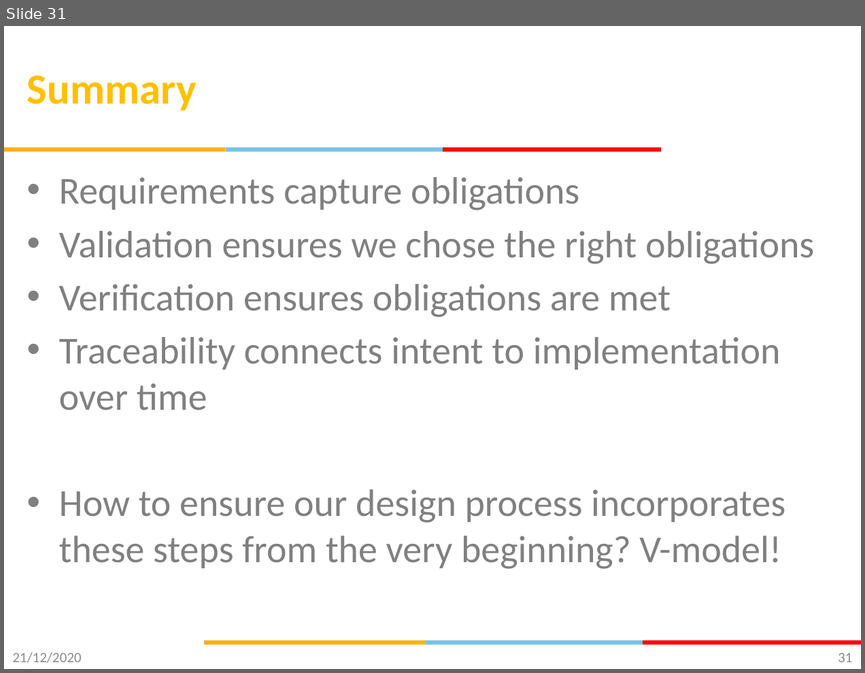
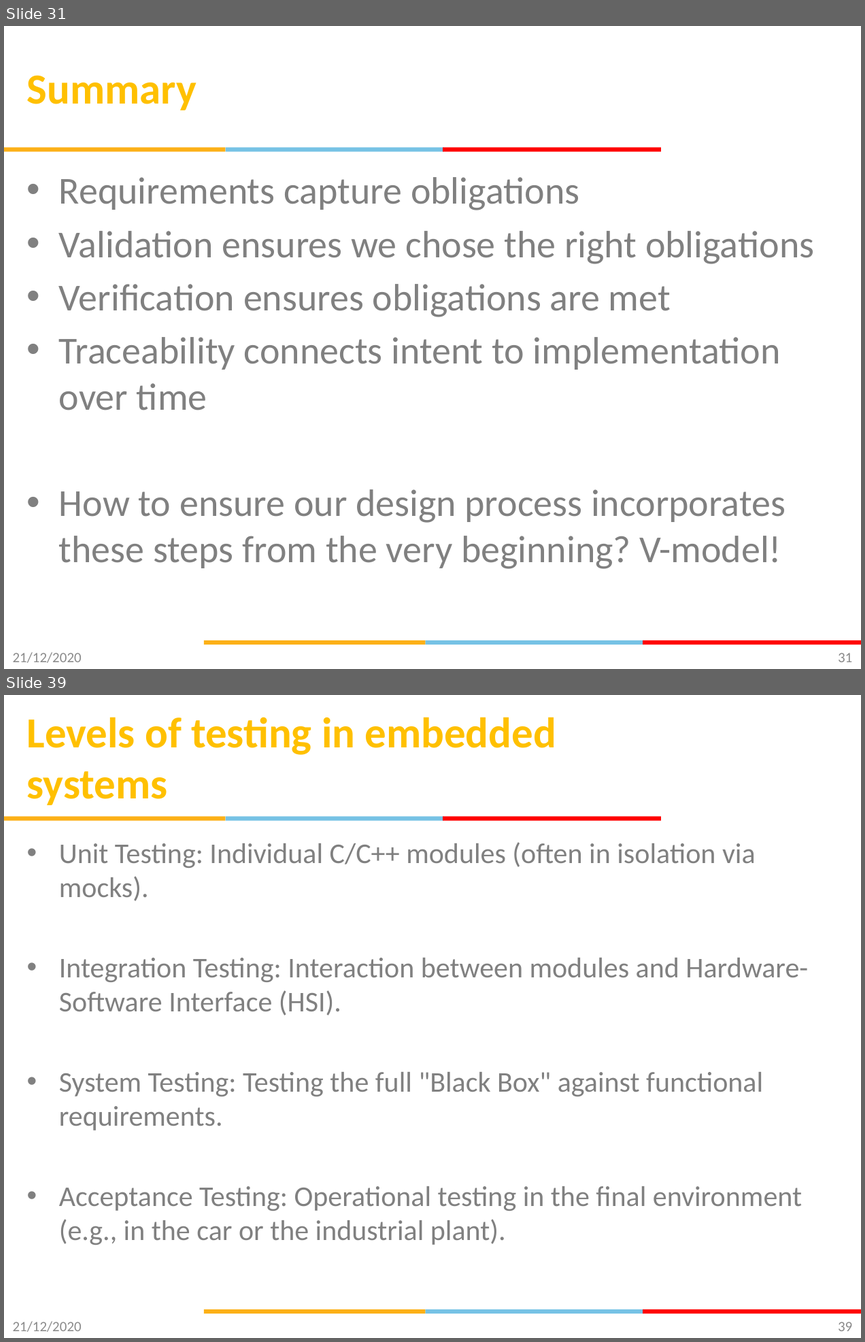
Before and after one commit to gsaurabhr-teaching/csg523-material, a slide deck: Lec-3-5-requirements.pptx. Shown one above the other, each under a label of ours: slide 31 before the commit, slides 31 and 39 after it; the slides between them are not shown. The pictures are 865x673 and 865x1342 pixels, drawn with LibreOffice and Linux fonts; fonts in the diff are those of the drawing; background and template pictures are left out. Boxes give left, top, right and bottom in pixels: in the first picture for what was removed or moved away, otherwise in the second. Text is boxed around its words. In the diff, an @@ line names an element or a change of style, - is before the commit and + after.

```diff
--- a/Lec-3-5-requirements.pptx
+++ b/Lec-3-5-requirements.pptx
@@ slide 39 added at (4,695,861,1338), background #FFFFFF; not listed: 6 template elements that a slide beside it also shows @@
@@ title added at (27,717,556,805), 36 pt, text #FFC000, bold @@
+Levels of testing in embedded systems
@@ text added at (59,843,808,1244), 24 pt, text #808080 @@
+• Unit Testing: Individual C/C++ modules (often in isolation via mocks).
+• Integration Testing: Interaction between modules and Hardware-Software Interface (HSI).
+• System Testing: Testing the full "Black Box" against functional requirements.
+• Acceptance Testing: Operational testing in the final environment (e.g., in the car or the industrial plant).
@@ text added at (13,1321,82,1331), 12 pt, text #8C8C8C @@
+21/12/2020
@@ page number added at (838,1321,852,1331), 12 pt, text #898989 @@
+39
```
Also in this commit, not shown: 11 other slides added.
